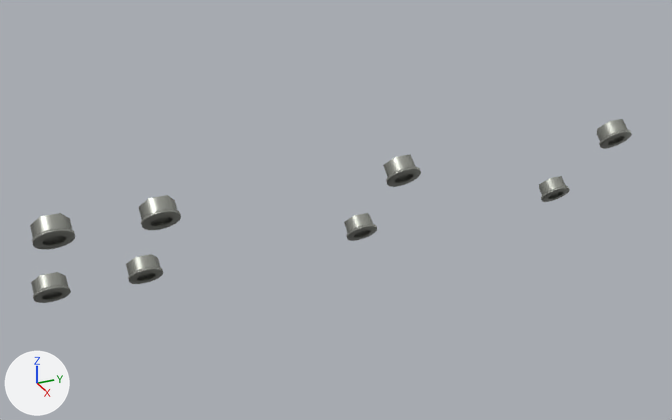
One commit to the glTF model public/parts/valve-cover-nuts-upper-left.glb: the scene before it, then after it.
One viewpoint serves both versions: a 50 mm lens placed at (58.0, -221.0, 242.0), pointed at (-306.0, -58.0, 60.0). The axes (+X, +Y, +Z) are drawn at lower left. The lights are the same throughout. The first picture is the older version.

Script lines for the objects in view, before the commit:
```python
ob_mesh_0 = bpy.data.objects.new('Mesh_0', me_mesh_0)
ob_mesh_0.parent = ob_valve_cover_nuts_upper_left_inst0
ob_mesh_0.location = (-282.9, 82.0, 84.74)
ob_mesh_0.rotation_euler = (0.0, -0.835, 0.0)  # degrees (0, -48, 0)
ob_mesh_0.scale = (8.0, 8.0, 8.0)
ob_mesh_0_001 = bpy.data.objects.new('Mesh_0.001', me_mesh_0)
ob_mesh_0_001.parent = ob_valve_cover_nuts_upper_left_inst0
ob_mesh_0_001.location = (-324.5, 82.0, 38.77)
ob_mesh_0_001.rotation_euler = (0.0, -0.835, 0.0)  # degrees (0, -48, 0)
ob_mesh_0_001.scale = (8.0, 8.0, 8.0)
ob_mesh_0_002 = bpy.data.objects.new('Mesh_0.002', me_mesh_0)
ob_mesh_0_002.parent = ob_valve_cover_nuts_upper_left_inst0
ob_mesh_0_002.location = (-282.9, -36.0, 84.74)
ob_mesh_0_002.rotation_euler = (0.0, -0.835, 0.0)  # degrees (0, -48, 0)
ob_mesh_0_002.scale = (8.0, 8.0, 8.0)
ob_mesh_0_003 = bpy.data.objects.new('Mesh_0.003', me_mesh_0)
ob_mesh_0_003.parent = ob_valve_cover_nuts_upper_left_inst0
ob_mesh_0_003.location = (-324.5, -36.0, 38.77)
ob_mesh_0_003.rotation_euler = (0.0, -0.835, 0.0)  # degrees (0, -48, 0)
ob_mesh_0_003.scale = (8.0, 8.0, 8.0)
ob_mesh_0_004 = bpy.data.objects.new('Mesh_0.004', me_mesh_0)
ob_mesh_0_004.parent = ob_valve_cover_nuts_upper_left_inst0
ob_mesh_0_004.location = (-282.9, -146.0, 84.74)
ob_mesh_0_004.rotation_euler = (0.0, -0.835, 0.0)  # degrees (0, -48, 0)
ob_mesh_0_004.scale = (8.0, 8.0, 8.0)
ob_mesh_0_005 = bpy.data.objects.new('Mesh_0.005', me_mesh_0)
ob_mesh_0_005.parent = ob_valve_cover_nuts_upper_left_inst0
ob_mesh_0_005.location = (-324.5, -146.0, 38.77)
ob_mesh_0_005.rotation_euler = (0.0, -0.835, 0.0)  # degrees (0, -48, 0)
ob_mesh_0_005.scale = (8.0, 8.0, 8.0)
ob_mesh_0_006 = bpy.data.objects.new('Mesh_0.006', me_mesh_0)
ob_mesh_0_006.parent = ob_valve_cover_nuts_upper_left_inst0
ob_mesh_0_006.location = (-282.9, -188.0, 84.74)
ob_mesh_0_006.rotation_euler = (0.0, -0.835, 0.0)  # degrees (0, -48, 0)
ob_mesh_0_006.scale = (8.0, 8.0, 8.0)
ob_mesh_0_007 = bpy.data.objects.new('Mesh_0.007', me_mesh_0)
ob_mesh_0_007.parent = ob_valve_cover_nuts_upper_left_inst0
ob_mesh_0_007.location = (-324.5, -188.0, 38.77)
ob_mesh_0_007.rotation_euler = (0.0, -0.835, 0.0)  # degrees (0, -48, 0)
ob_mesh_0_007.scale = (8.0, 8.0, 8.0)
```
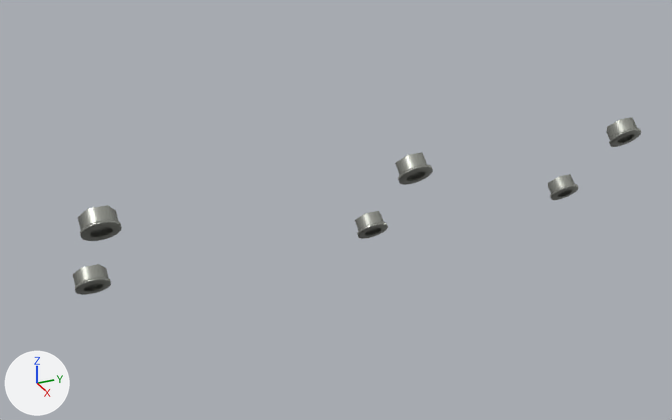
Location of each change, [x1, y1, x2, y2] in pixels of the pictures (672 x 420 px):
'Mesh_0.004', moved: before [139, 195, 181, 230]; after [78, 205, 122, 241]
'Mesh_0.005', moved: before [126, 254, 163, 284]; after [73, 264, 111, 295]
'Mesh_0.006', deleted: before [30, 213, 75, 249]
'Mesh_0.002', moved: before [383, 154, 421, 187]; after [395, 153, 433, 185]
'Mesh_0', moved: before [597, 119, 632, 149]; after [606, 117, 641, 147]
'Mesh_0.007', deleted: before [31, 272, 71, 303]
'Mesh_0.003', moved: before [344, 213, 377, 241]; after [355, 211, 388, 239]
'Mesh_0.001', moved: before [539, 176, 570, 202]; after [548, 174, 578, 200]

The change, as a diff of the scene's bpy script:
```diff
--- a/public/parts/valve-cover-nuts-upper-left.glb.py
+++ b/public/parts/valve-cover-nuts-upper-left.glb.py
@@ ob_mesh_0 @@
 ob_mesh_0.parent = ob_valve_cover_nuts_upper_left_inst0
-ob_mesh_0.location = (-282.9, 82.0, 84.74)
+ob_mesh_0.location = (-282.9, 88.0, 84.74)
 ob_mesh_0.rotation_euler = (0.0, -0.835, 0.0)  # degrees (0, -48, 0)
@@ ob_mesh_0_001 @@
 ob_mesh_0_001.parent = ob_valve_cover_nuts_upper_left_inst0
-ob_mesh_0_001.location = (-324.5, 82.0, 38.77)
+ob_mesh_0_001.location = (-324.5, 88.0, 38.77)
 ob_mesh_0_001.rotation_euler = (0.0, -0.835, 0.0)  # degrees (0, -48, 0)
@@ ob_mesh_0_002 @@
 ob_mesh_0_002.parent = ob_valve_cover_nuts_upper_left_inst0
-ob_mesh_0_002.location = (-282.9, -36.0, 84.74)
+ob_mesh_0_002.location = (-282.9, -30.0, 84.74)
 ob_mesh_0_002.rotation_euler = (0.0, -0.835, 0.0)  # degrees (0, -48, 0)
@@ ob_mesh_0_003 @@
 ob_mesh_0_003.parent = ob_valve_cover_nuts_upper_left_inst0
-ob_mesh_0_003.location = (-324.5, -36.0, 38.77)
+ob_mesh_0_003.location = (-324.5, -30.0, 38.77)
 ob_mesh_0_003.rotation_euler = (0.0, -0.835, 0.0)  # degrees (0, -48, 0)
@@ ob_mesh_0_004 @@
 ob_mesh_0_004.parent = ob_valve_cover_nuts_upper_left_inst0
-ob_mesh_0_004.location = (-282.9, -146.0, 84.74)
+ob_mesh_0_004.location = (-282.9, -170.0, 84.74)
 ob_mesh_0_004.rotation_euler = (0.0, -0.835, 0.0)  # degrees (0, -48, 0)
@@ ob_mesh_0_005 @@
 ob_mesh_0_005.parent = ob_valve_cover_nuts_upper_left_inst0
-ob_mesh_0_005.location = (-324.5, -146.0, 38.77)
+ob_mesh_0_005.location = (-324.5, -170.0, 38.77)
 ob_mesh_0_005.rotation_euler = (0.0, -0.835, 0.0)  # degrees (0, -48, 0)
@@ ob_mesh_0_006 @@
-ob_mesh_0_006 = bpy.data.objects.new('Mesh_0.006', me_mesh_0)
-ob_mesh_0_006.parent = ob_valve_cover_nuts_upper_left_inst0
-ob_mesh_0_006.location = (-282.9, -188.0, 84.74)
-ob_mesh_0_006.rotation_euler = (0.0, -0.835, 0.0)  # degrees (0, -48, 0)
-ob_mesh_0_006.scale = (8.0, 8.0, 8.0)
@@ ob_mesh_0_007 @@
-ob_mesh_0_007 = bpy.data.objects.new('Mesh_0.007', me_mesh_0)
-ob_mesh_0_007.parent = ob_valve_cover_nuts_upper_left_inst0
-ob_mesh_0_007.location = (-324.5, -188.0, 38.77)
-ob_mesh_0_007.rotation_euler = (0.0, -0.835, 0.0)  # degrees (0, -48, 0)
-ob_mesh_0_007.scale = (8.0, 8.0, 8.0)
```
